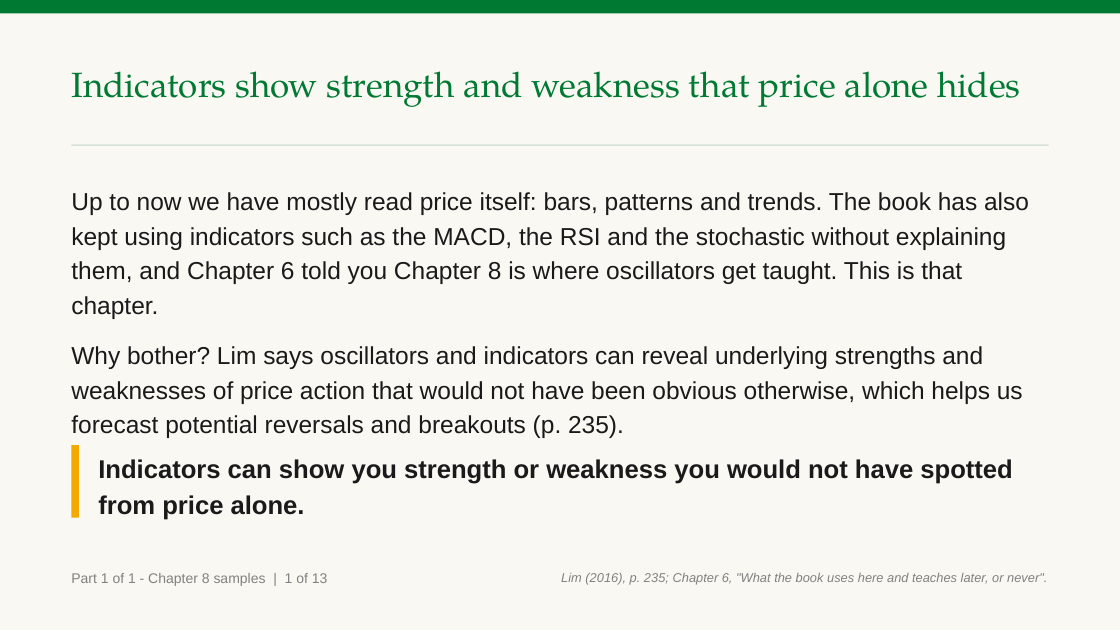
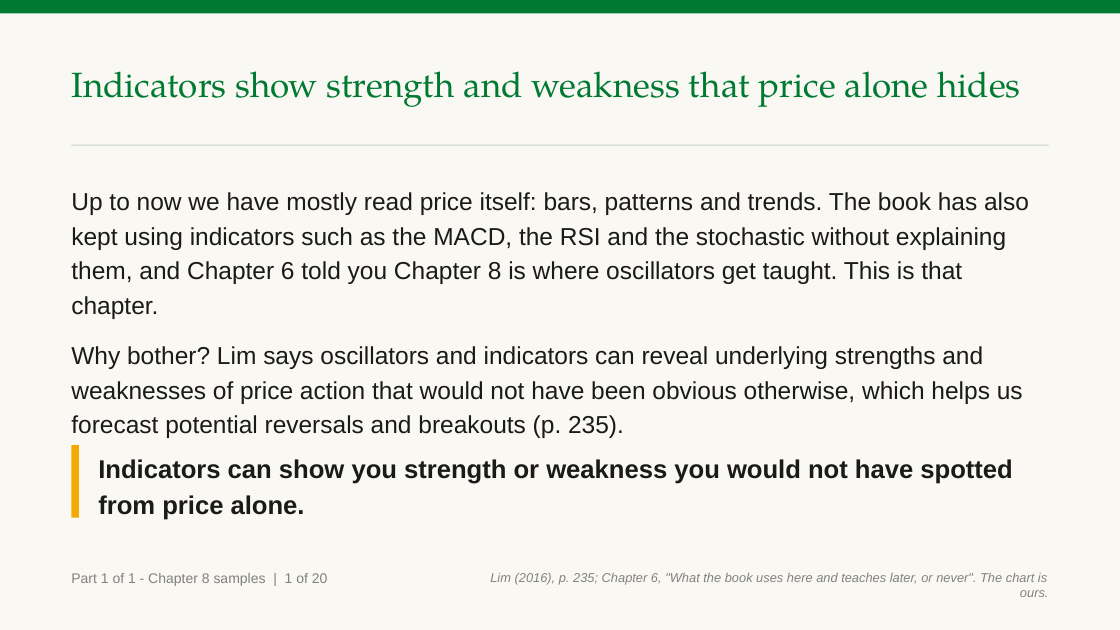
Before and after one commit to benjiesotelo-sudo/Telos_FIN1209, a slide deck: slide 3 of chapter-08/FIN1209-Chapter-08.pptx. Drawn at 1120x630 pixels with LibreOffice and Linux fonts; fonts in the diff are those of the drawing. Boxes give left, top, right and bottom in pixels: in the first picture for what was removed or moved away, otherwise in the second. Text is boxed around its words. In the diff, an @@ line names an element or a change of style, - is before the commit and + after.

Commit message:
Chapter 8 samples: pair each explanation with its chart the way Chapter 7 does (five new charts, Lim's Figures 8.17, 8.8 and 8.7 beside the oscillator list)

```diff
--- a/chapter-08/FIN1209-Chapter-08.pptx
+++ b/chapter-08/FIN1209-Chapter-08.pptx
@@ text at (x1=71, y1=573, x2=328, y2=586): text changed @@
-Part 1 of 1 - Chapter 8 samples | 1 of 13
+Part 1 of 1 - Chapter 8 samples | 1 of 20
@@ text at (x1=490, y1=573, x2=1049, y2=597): text changed @@
-Lim (2016), p. 235; Chapter 6, "What the book uses here and teaches later, or never".
+Lim (2016), p. 235; Chapter 6, "What the book uses here and teaches later, or never". The chart is ours.
```
Also in this commit, not shown: 12 other slides changed, 7 slides added, 3 other files.
